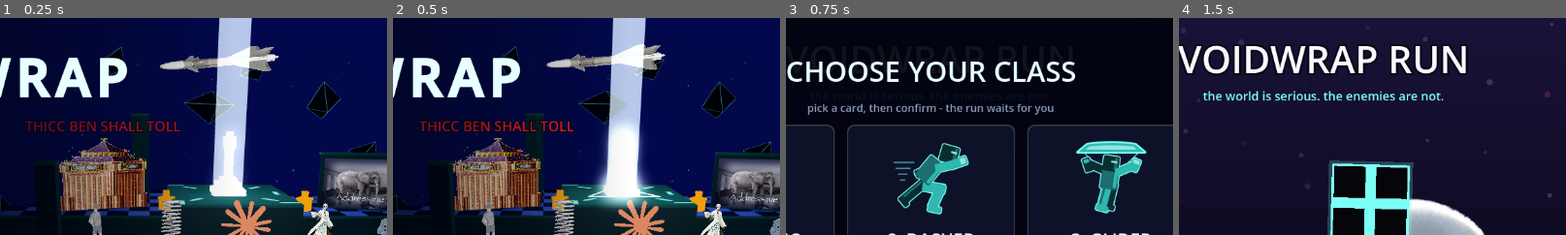
Above: before the commit, frames 1-4 (left to right).
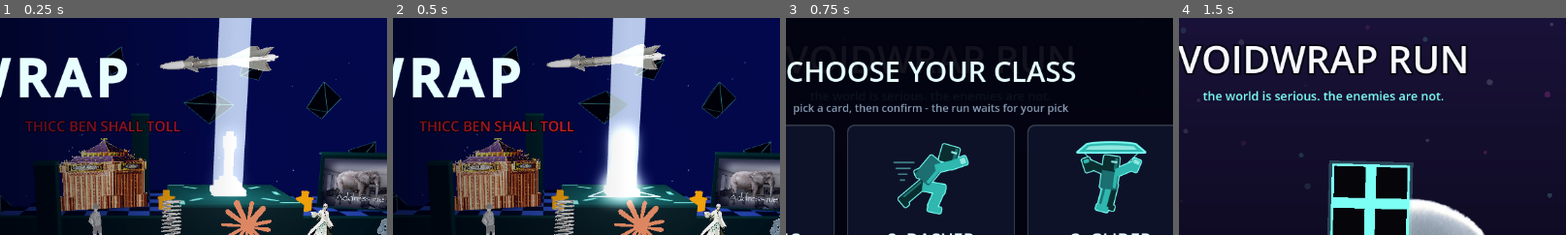
Above: after the commit, the same moments.

Repository: heylyfe/VOIDWARP-REMAKE
Game: Godot game, scene res://app/app.tscn
Two runs of this game, one before a commit and one after it. Both use one fixed random seed, a clock stepped at 60 frames per second and the inputs below.
Inputs:
- Up to frame 1 (0.25 s): no input
- Up to frame 2 (0.5 s): no input
- Up to frame 3 (0.75 s): click "PLAY" at 0.5 s
- Up to frame 4 (1.5 s): click "SKIP - let the seed decide" at 1.25 s
The pictures show only the part of the screen within x 31-81%, y 0-50%; the shares and areas given below are measured in that part.

Frames 1-2 are identical in both runs. In frame 3, 1.5% of the frame differs, in the area x 2-73%, y 39-45%; in frame 4, nothing differs.

Commit message:
App layer: keep the content id 'you' out of the altar text (test_boundaries)
Co-Authored-By: Claude Opus 5.5 <noreply@anthropic.com>

Diff:
--- a/game/app/app.gd
+++ b/game/app/app.gd
@@ -305,7 +305,7 @@
 
 func _on_loading_finished() -> void:
 	# gap 2: the altar holds the run. Before this guard the clock running out freed the
-	# open altar and went live with the seeded replay's class - the "it picks for you"
+	# open altar and went live with the seeded replay's class - the owner's "it picks for me"
 	# bug: 5 s on the first launch, 2 s on every later PLAY, and a player still reading
 	# the cards lost the choice to the timer.
 	if _class_altar != null and _class_altar.is_open():
--- a/game/app/class_altar.gd
+++ b/game/app/class_altar.gd
@@ -94,7 +94,7 @@
 	col.mouse_filter = Control.MOUSE_FILTER_IGNORE
 	center.add_child(col)
 	col.add_child(_label("CHOOSE YOUR CLASS", 42, C_WHITE))
-	col.add_child(_label("pick a card, then confirm - the run waits for you", 16, C_MUTED))
+	col.add_child(_label("pick a card, then confirm - the run waits for your pick", 16, C_MUTED))
 	var row := HBoxContainer.new()
 	row.alignment = BoxContainer.ALIGNMENT_CENTER
 	row.add_theme_constant_override("separation", 18)
